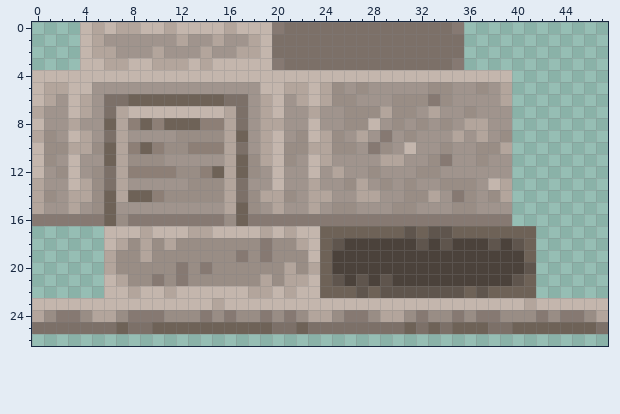
Pixel-art sprite -- src/assets/gauntlet/textures/decoration/graves/alabaster_grave_small.png. The picture above was drawn from the file before the commit.
The file is 48x48 pixels. Shown: x 0..47, y 0..26.
Once edited:
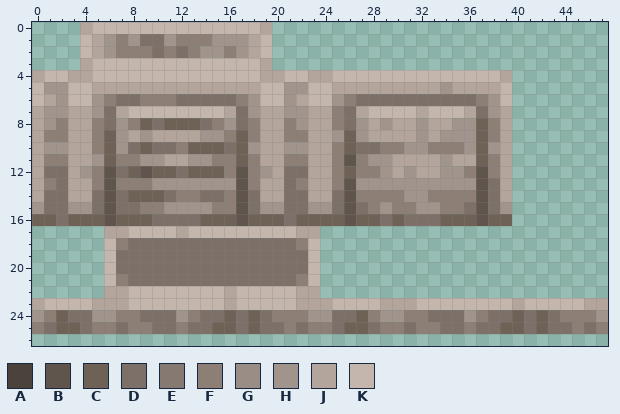
Palette (. is transparent): A #4b423b  B #5f554d  C #6e6257  D #7c7068  E #867972  F #8d7f76  G #998d85  H #a0948d  J #b3a59c  K #c4b6ad
Edits made:
Changed rows in their new state; - is an unchanged pixel.
first column x 0:
 0 ----JK-KK--K----K--J................------------
 1 -------F-DD-FFFH----................------------
 2 ------HFFFDFDFH-FH--................------------
 3 ----J-KK--KKK-K----J................------------
 4 J--JJ--------------JJ--JJ--------------J--------
 5 -HH--JJJJJJJJJJJJJJ--HH-KJJJJJJJJJHJJJJK--------
 6 ----K-F-DFFFDDDD-F-K----KHFDDDDDDDDDDF-K--------
 7 ---J----------------J---JFDJKKKKJKKKJD-J--------
 8 J-F-JFDH--D---D-H-F--F-JJFDHJ-JJHJJ-HCFJ--------
 9 -FFJ-FCHJ-JJJJHHF-F-JFFJ-HCHJJJJ-J-H-CFJ--------
10 JHH--F-HD-DDFCCCDC--JHH--FCDDFFH-FFF-CH---------
11 JFFJJ--FFHHJJ--FF-F-JFFJ-FBF-H-JJJHJJCFJ--------
12 JDDJ-FBDCBCCDCC-FBF-JDDJJFCFF-J-JJ--FBFJ--------
13 -FDJ-FBFFF---HHHHBFJJDF-JFBH-H-H--HHHBD---------
14 -DD--DBD--CDFFDDFBD--DD--DBFFFFHHFFFFBD---------
15 HDDH-DBDDFF----FFBD-HDDH-DBDF-FF--FFDBD---------
16 CCDCCCBCCCDDDDCCCBCCCDCCCCBCCDCDDDCCCBCC--------
17 ------JJ-K--JKK----K-KJJ..................------
18 -------FDDDDDDDDDDDDDDF-..................------
19 ------KDDDDDDDDDDDDDDDD-..................------
20 ------KDDDDDDDDDDDDDDDDK..................------
21 -------FDDDDDDDDDDDDDDF-..................------
22 ------JJK--K----J-KK-KJJ..................------
23 J----JJJ-------KJ-----JJJ----JJJ--------JK----JJ
24 HFCDDHHFFDDDHFDDCDCDFFFHHDDCFHHFFDDDHFDDCDCDFFFH
25 F-CC-FFDFFDDFDD--D-D-FDFF-CC-FFDFF-DFD-C-D-DDFDF
Where, in picture pixels (left, top, right, bottom), the same in both pictures:
changed: (32, 22, 608, 334)
